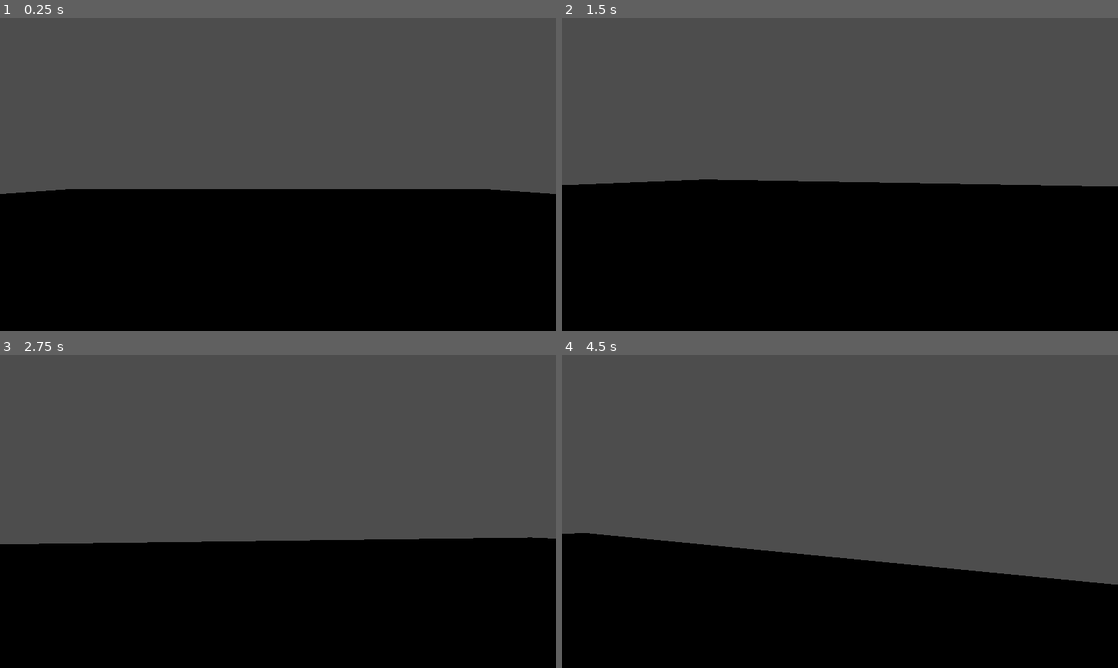
Above: before the commit, frames 1-4 (two rows, left to right).
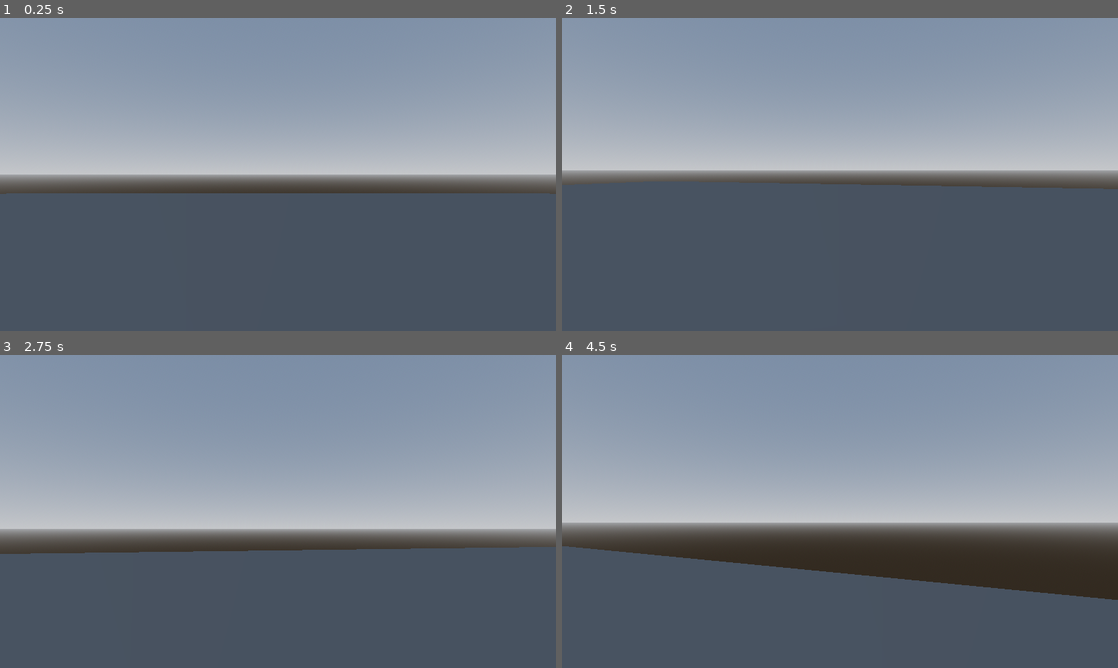
Above: after the commit, the same moments.

Repository: DPM2/GWJ62
Game: Godot game, scene res://main.tscn
Two runs of this game, one before a commit and one after it. Both use one fixed random seed, a clock stepped at 60 frames per second and the inputs below.
Inputs (mouse positions are in pixels of both pictures, inside the frame that each line leads up to):
- Up to frame 1 (0.25 s): no input
- Up to frame 2 (1.5 s): move the mouse to (867, 174) at 0.52 s; hold W (up) from 0.53 s (still down); tap Space (jump) at 0.77 s; move the mouse to (812, 174) at 1.27 s
- Up to frame 3 (2.75 s): keep holding W (up); tap Space (jump) at 1.52 s; move the mouse to (289, 505) at 2.02 s
- Up to frame 4 (4.5 s): keep holding W (up); move the mouse to (834, 517) at 2.77 s; tap Space (jump) at 3.02, 3.77 s; move the mouse to (878, 514) at 3.52 s; move the mouse to (795, 508) at 4.27 s

The runs differ from the first frame. In frame 1, 98% of the frame differs, in the area x 0-100%, y 0-100%; in frame 2, 98%; in frame 3, 99%; in frame 4, 97%.

Commit message:
Added basic test sky

Diff:
--- a/main.tscn
+++ b/main.tscn
@@ -1,8 +1,19 @@
-[gd_scene load_steps=5 format=3 uid="uid://c4boido6elrr2"]
+[gd_scene load_steps=8 format=3 uid="uid://c4boido6elrr2"]
 
 [ext_resource type="Script" path="res://gd/player.gd" id="1_o51hf"]
 
 [sub_resource type="CapsuleShape3D" id="CapsuleShape3D_ex6vp"]
+
+[sub_resource type="ProceduralSkyMaterial" id="ProceduralSkyMaterial_bsscq"]
+sky_top_color = Color(0.470588, 0.545098, 0.643137, 1)
+sky_horizon_color = Color(0.772549, 0.780392, 0.792157, 1)
+
+[sub_resource type="Sky" id="Sky_qf1j2"]
+sky_material = SubResource("ProceduralSkyMaterial_bsscq")
+
+[sub_resource type="Environment" id="Environment_fo44j"]
+background_mode = 2
+sky = SubResource("Sky_qf1j2")
 
 [sub_resource type="BoxShape3D" id="BoxShape3D_jti26"]
 size = Vector3(47.6739, 0.113309, 48.4659)
@@ -19,7 +30,9 @@
 shape = SubResource("CapsuleShape3D_ex6vp")
 
 [node name="Camera3D" type="Camera3D" parent="player"]
+environment = SubResource("Environment_fo44j")
 current = true
+fov = 60.0
 
 [node name="ground" type="StaticBody3D" parent="."]
 
